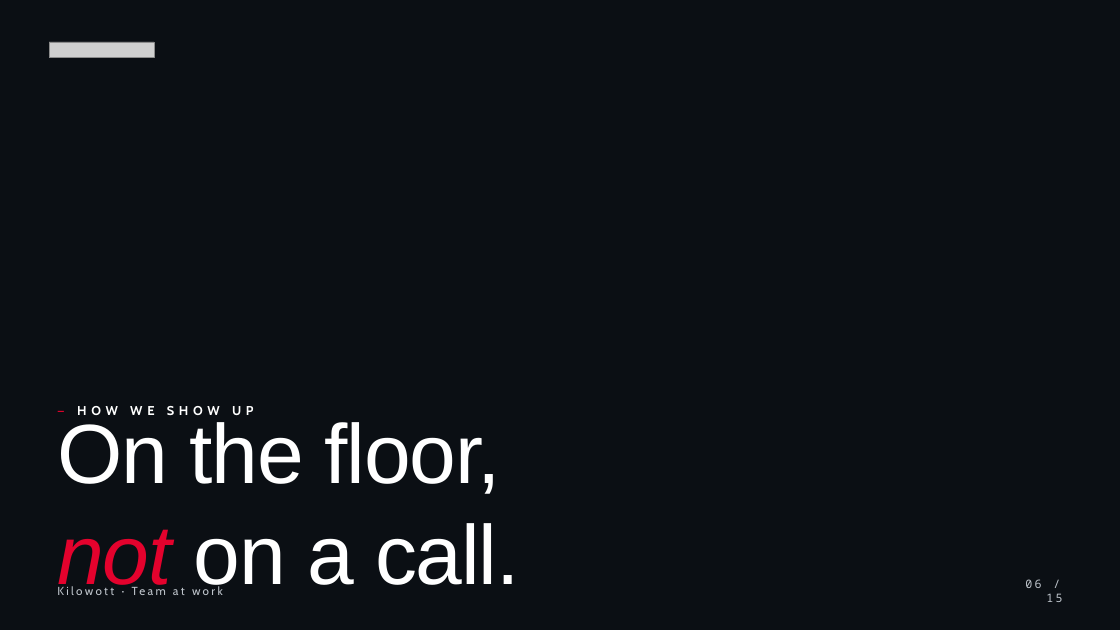
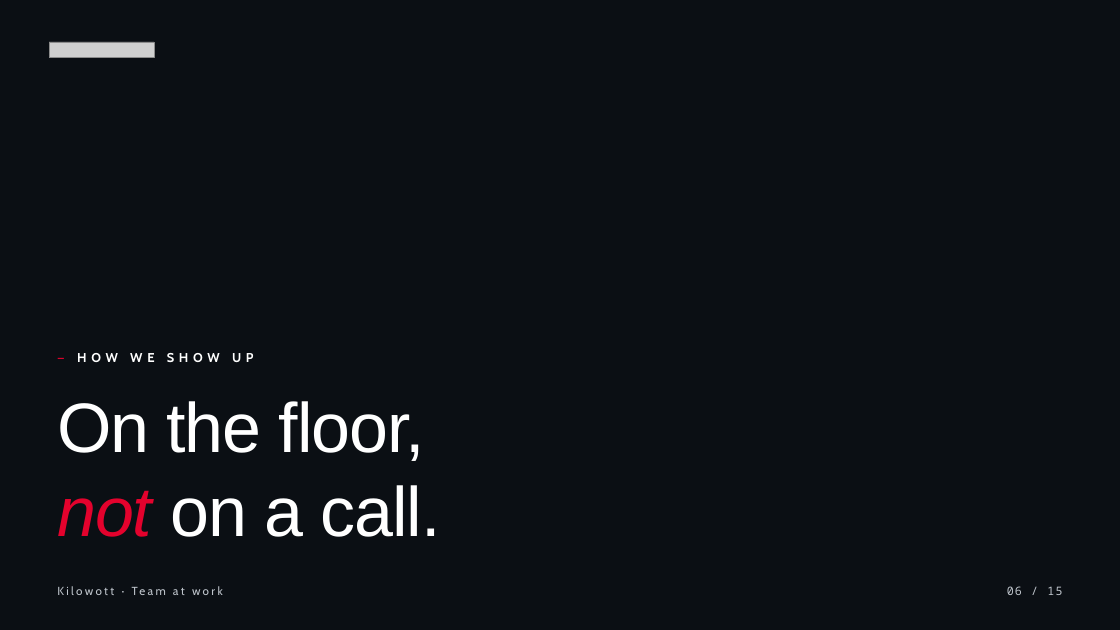
Before and after one commit to zoeytad/kilowott-design-system, a slide deck: slide 6 of project/downloads/kilowott-deck-template.pptx. Drawn at 1120x630 pixels with LibreOffice and Linux fonts; fonts in the diff are those of the drawing; grey boxes stand for pictures; background and template pictures are left out. Boxes give left, top, right and bottom in pixels: in the first picture for what was removed or moved away, otherwise in the second. Text is boxed around its words. In the diff, an @@ line names an element or a change of style, - is before the commit and + after.

```diff
--- a/project/downloads/kilowott-deck-template.pptx
+++ b/project/downloads/kilowott-deck-template.pptx
@@ rectangle added at bbox=[0, 252, 1120, 630], fill #0B0F14 at 40% opacity @@
@@ rectangle: place and size @@
-rectangle at bbox=[0, 315, 1120, 630]
+rectangle at bbox=[0, 346, 1120, 630]
@@ text "— HOW WE SHOW UP": place and size @@
-text "— HOW WE SHOW UP" at bbox=[77, 406, 254, 415]
+text "— HOW WE SHOW UP" at bbox=[77, 353, 254, 362]
@@ text "On the floor, not on ...": place and size @@
-text "On the floor, not on ..." at bbox=[57, 422, 520, 595]
+text "On the floor, not on ..." at bbox=[57, 401, 440, 537]
@@ text "On the floor, not on ..." at bbox=[57, 401, 440, 537]: size 72 to 60 pt; vertical alignment middle to top @@
@@ rectangle: place and size @@
-rectangle at bbox=[0, 441, 1120, 630]
+rectangle at bbox=[0, 454, 1120, 630]
@@ text "06 / 15": place and size @@
-text "06 / 15" at bbox=[1025, 579, 1062, 602]
+text "06 / 15" at bbox=[1007, 586, 1062, 595]
@@ text "06 / 15" at bbox=[1007, 586, 1062, 595]: letter spacing 2 to 1 pt @@
```
Also in this commit, not shown: 14 other slides changed.
